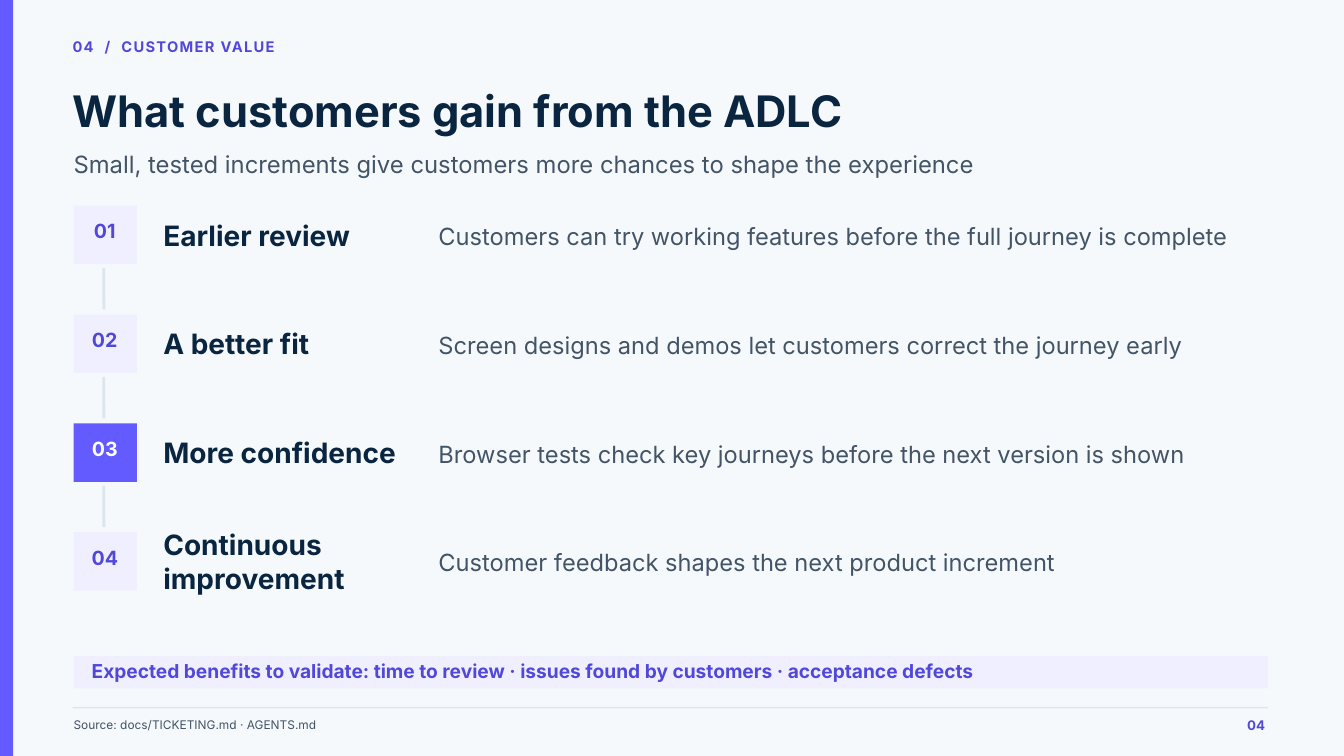
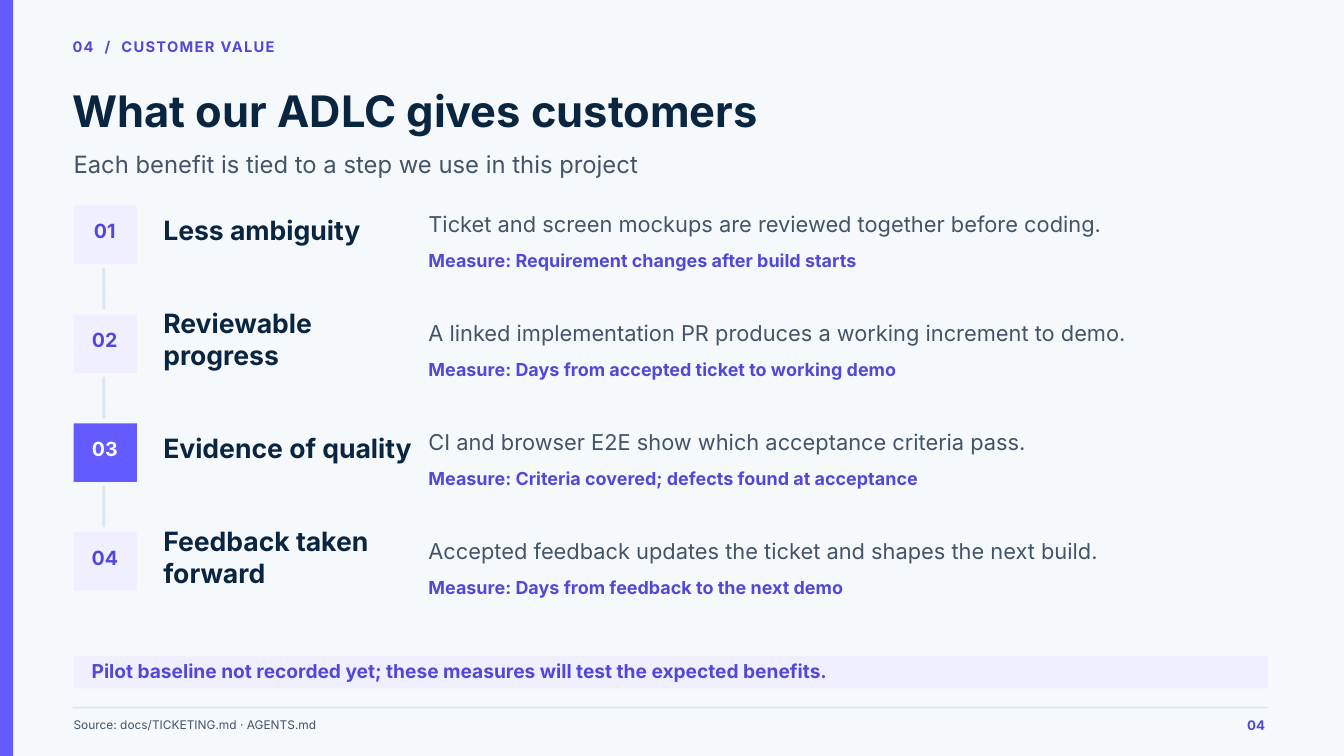
Before and after one commit to Capco-Thailand/i02-policy-endorsement-assistant-agent, a slide deck: slide 4 of artifacts/adlc-sprint-1-six-slides.pptx. Drawn at 1344x756 pixels with LibreOffice and Linux fonts; fonts in the diff are those of the drawing. Boxes give left, top, right and bottom in pixels: in the first picture for what was removed or moved away, otherwise in the second. Text is boxed around its words. In the diff, an @@ line names an element or a change of style, - is before the commit and + after.

Commit message:
docs: tie ADLC customer value to project workflow

```diff
--- a/artifacts/adlc-sprint-1-six-slides.pptx
+++ b/artifacts/adlc-sprint-1-six-slides.pptx
@@ text at (73,93,757,137): text changed @@
-What customers gain from the ADLC
+What our ADLC gives customers
@@ text at (74,155,638,178): text changed @@
-Small, tested increments give customers more chances to shape the experience
+Each benefit is tied to a step we use in this project
@@ text removed at (163,224,350,247) @@
-Earlier review
@@ text added at (163,219,360,246), 19 pt, text #0A2540, bold @@
+Less ambiguity
@@ text added at (428,215,1101,237), 15.6 pt, text #425466 @@
+Ticket and screen mockups are reviewed together before coding.
@@ text removed at (438,227,1227,250) @@
-Customers can try working features before the full journey is complete
@@ text added at (428,253,856,271), 12.8 pt, text #5148D9, bold @@
+Measure: Requirement changes after build starts
@@ text added at (163,312,312,371), 19 pt, text #0A2540, bold @@
+Reviewable progress
@@ text added at (428,324,1126,346), 15.6 pt, text #425466 @@
+A linked implementation PR produces a working increment to demo.
@@ text removed at (163,332,309,355) @@
-A better fit
@@ text removed at (438,336,1182,359) @@
-Screen designs and demos let customers correct the journey early
@@ text added at (428,362,896,380), 12.8 pt, text #5148D9, bold @@
+Measure: Days from accepted ticket to working demo
@@ text removed at (163,441,396,464) @@
-More confidence
@@ text added at (163,437,411,464), 19 pt, text #0A2540, bold @@
+Evidence of quality
@@ text added at (428,433,1025,455), 15.6 pt, text #425466 @@
+CI and browser E2E show which acceptance criteria pass.
@@ text removed at (438,445,1185,468) @@
-Browser tests check key journeys before the next version is shown
@@ text added at (428,471,918,489), 12.8 pt, text #5148D9, bold @@
+Measure: Criteria covered; defects found at acceptance
@@ text removed at (163,533,344,595) @@
-Continuous improvement
@@ text added at (163,531,368,584), 19 pt, text #0A2540, bold @@
+Feedback taken forward
@@ text at (428,542,1097,564): text changed; size 16.9 to 15.6 pt @@
-Customer feedback shapes the next product increment
+Accepted feedback updates the ticket and shapes the next build.
@@ text added at (428,580,843,598), 12.8 pt, text #5148D9, bold @@
+Measure: Days from feedback to the next demo
@@ text at (92,663,827,682): text changed @@
-Expected benefits to validate: time to review · issues found by customers · acceptance defects
+Pilot baseline not recorded yet; these measures will test the expected benefits.
```
Also in this commit, not shown: 1 other file.
